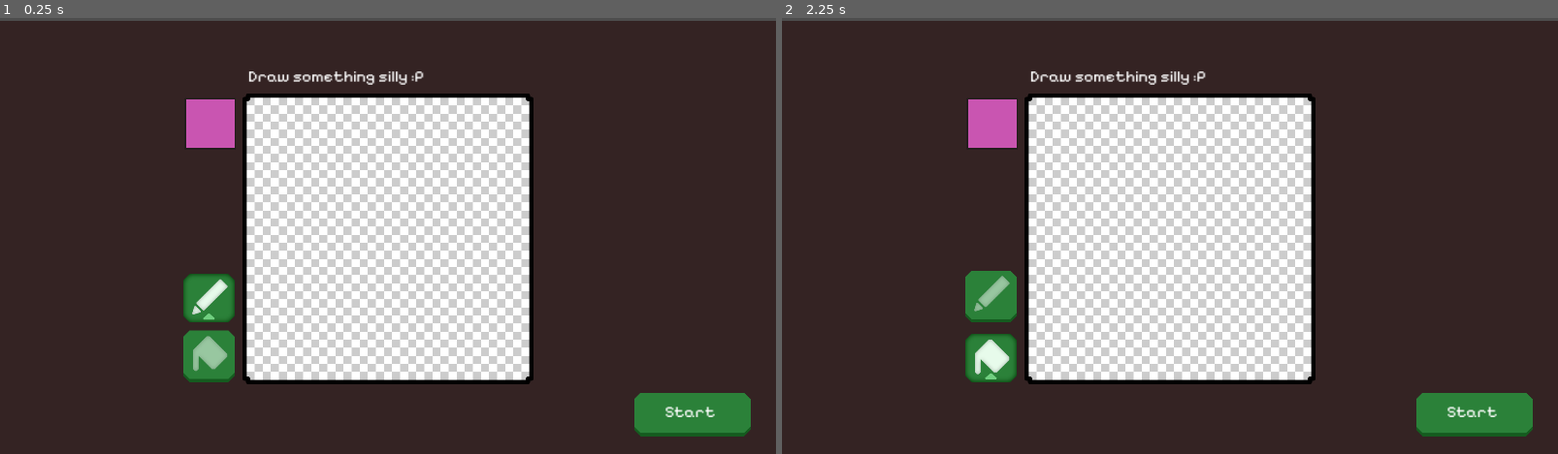
Above: before the commit, frames 1-2 (left to right).
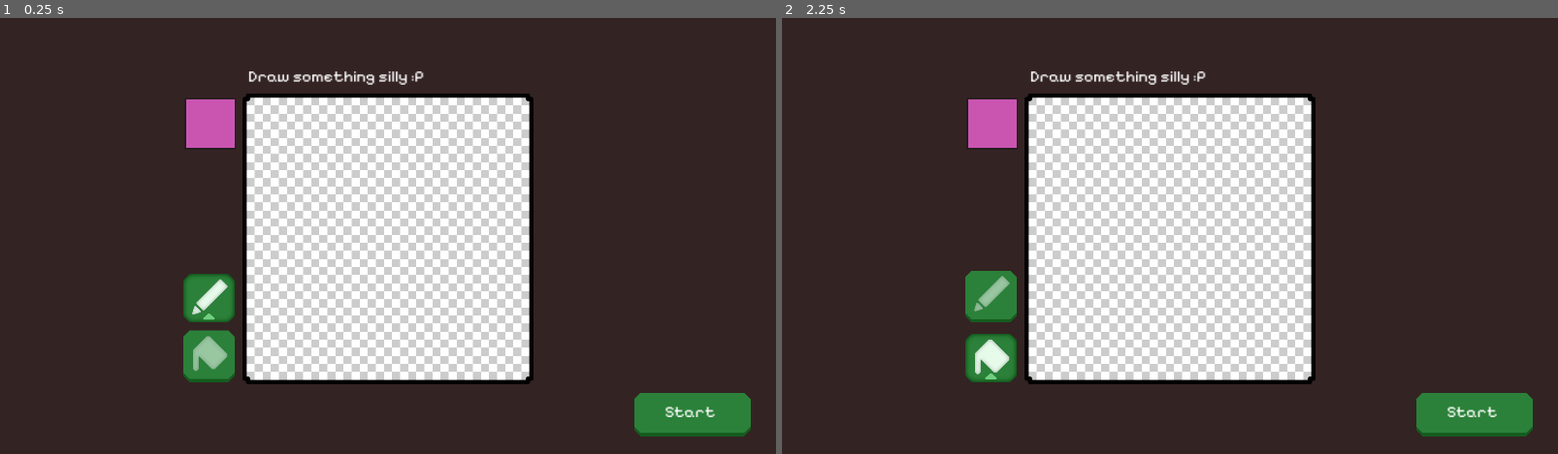
Above: after the commit, the same moments.

Repository: sticks-stuff/ggj
Game: Godot game, scene res://scenes/player_draw_pane.tscn
Two runs of this game, one before a commit and one after it. Both use one fixed random seed, a clock stepped at 60 frames per second and the inputs below. This scene is started directly instead of the project's main scene.
Inputs (mouse positions are in pixels of both pictures, inside the frame that each line leads up to):
- Up to frame 1 (0.25 s): no input
- Up to frame 2 (2.25 s): click "Start" at 0.5 s; click "Start" at 1.25 s; click (991, 327) at 2 s

The runs differ from the first frame. In frame 1, 0.7% of the frame differs, in the area x 0-100%, y 0-1%; in frame 2, 0.7%.

Commit message:
Add draw event

Diff:
--- a/project.godot
+++ b/project.godot
@@ -53,3 +53,8 @@
 , Object(InputEventKey,"resource_local_to_scene":false,"resource_name":"","device":-1,"window_id":0,"alt_pressed":false,"shift_pressed":false,"ctrl_pressed":false,"meta_pressed":false,"pressed":false,"keycode":0,"physical_keycode":88,"key_label":0,"unicode":120,"echo":false,"script":null)
 ]
 }
+draw={
+"deadzone": 0.5,
+"events": [Object(InputEventMouseButton,"resource_local_to_scene":false,"resource_name":"","device":-1,"window_id":0,"alt_pressed":false,"shift_pressed":false,"ctrl_pressed":false,"meta_pressed":false,"button_mask":0,"position":Vector2(0, 0),"global_position":Vector2(0, 0),"factor":1.0,"button_index":1,"canceled":false,"pressed":false,"double_click":false,"script":null)
+]
+}
--- a/scenes/player_draw_pane.tscn
+++ b/scenes/player_draw_pane.tscn
@@ -34,9 +34,13 @@
 
 [node name="Background" type="ColorRect" parent="."]
 layout_mode = 1
-anchors_preset = 15
+anchors_preset = -1
 anchor_right = 1.0
 anchor_bottom = 1.0
+offset_left = -160.0
+offset_top = -160.0
+offset_right = 160.0
+offset_bottom = 160.0
 grow_horizontal = 2
 grow_vertical = 2
 mouse_filter = 2
